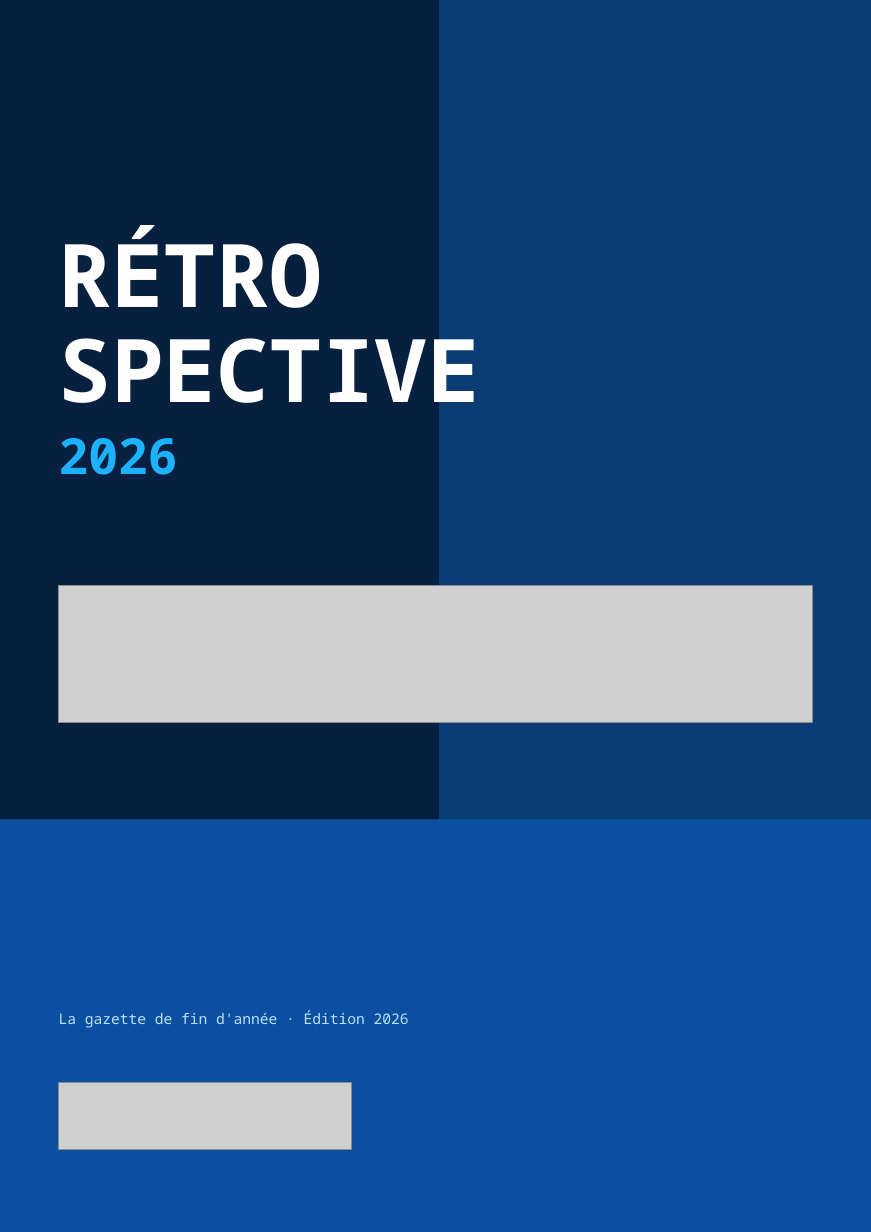
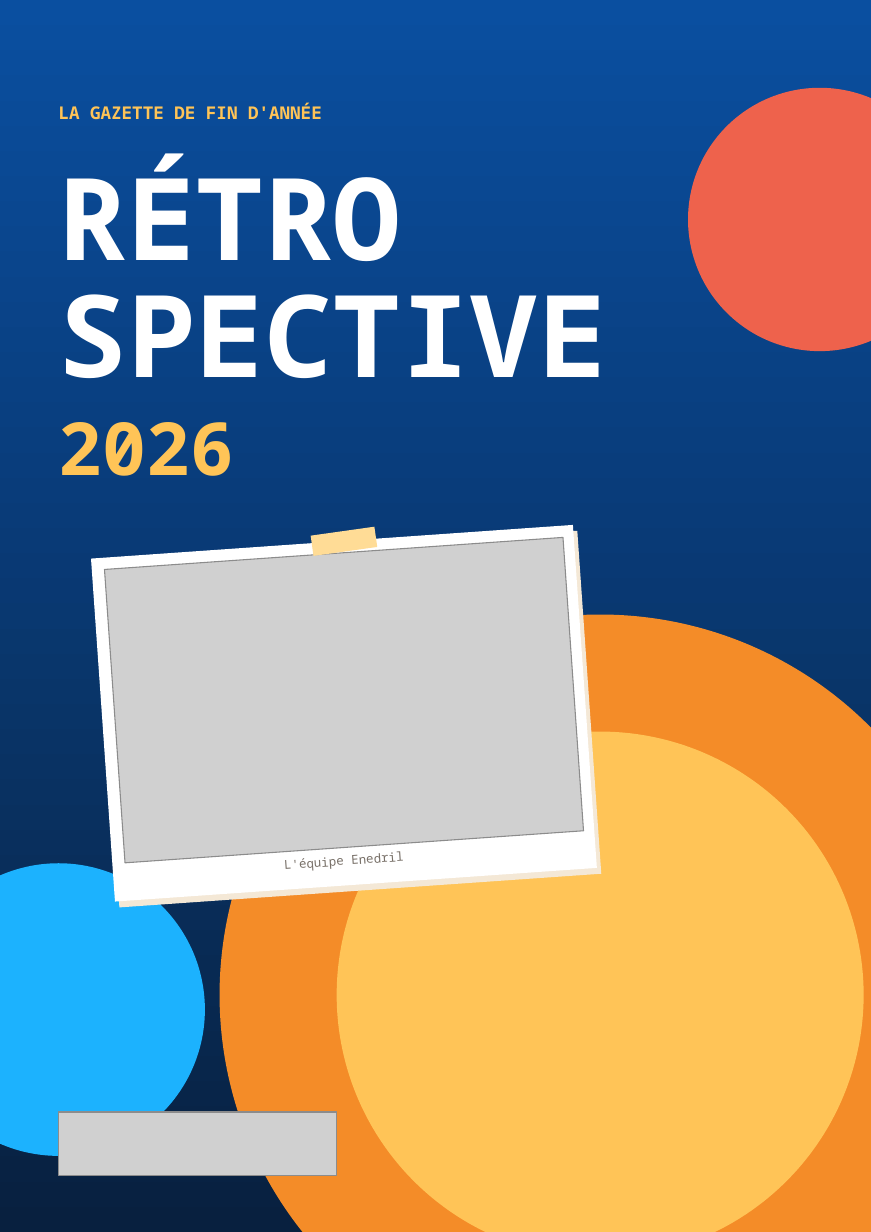
Before and after one commit to paulhdk360/Paul, a slide deck: slide 1 of gazette_2026/Gazette_Enedril_2026.pptx. Drawn at 871x1232 pixels with LibreOffice and Linux fonts; fonts in the diff are those of the drawing; grey boxes stand for pictures. Boxes give left, top, right and bottom in pixels: in the first picture for what was removed or moved away, otherwise in the second. Text is boxed around its words. In the diff, an @@ line names an element or a change of style, - is before the commit and + after.

```diff
--- a/gazette_2026/Gazette_Enedril_2026.pptx
+++ b/gazette_2026/Gazette_Enedril_2026.pptx
@@ rectangle: place and size @@
-rectangle at box(440, 0, 871, 1232)
+rectangle at box(0, 0, 871, 1232)
@@ rectangle at box(0, 0, 871, 1232): fill #0A3C73 to gradient #08203F to #0A4FA0 @@
@@ ellipse added at box(689, 88, 871, 351), fill #EE624C @@
@@ text at box(59, 103, 322, 119): text changed; size 10 to 12 pt; text colour #BEE1FA to #FFC457; bold on @@
-La gazette de fin d'année · Édition 2026
+LA GAZETTE DE FIN D'ANNÉE
@@ text "RÉTRO" at box(59, 153, 402, 261): size 60 to 78 pt; more space between paragraphs @@
@@ text "RÉTRO": place and size @@
-text "RÉTRO" at box(59, 225, 323, 308)
+text "RÉTRO" at box(59, 153, 402, 261)
@@ text "SPECTIVE": place and size @@
-text "SPECTIVE" at box(59, 321, 481, 425)
+text "SPECTIVE" at box(59, 294, 607, 378)
@@ text "SPECTIVE" at box(59, 294, 607, 378): size 60 to 78 pt; more space between paragraphs @@
@@ text "2026": place and size @@
-text "2026" at box(59, 438, 178, 475)
+text "2026" at box(59, 422, 235, 476)
@@ text "2026" at box(59, 422, 235, 476): size 34 to 50 pt, text colour #1CB2FE to #FFC457; more space between paragraphs @@
@@ rectangle added at box(91, 526, 597, 902), fill #FFFFFF @@
@@ rectangle added at box(95, 531, 601, 907), fill #F4E8D6 @@
@@ picture added at box(104, 538, 583, 863) @@
@@ rectangle added at box(311, 527, 378, 556), fill #FFDC96 @@
@@ picture removed at box(59, 586, 813, 723) @@
@@ ellipse added at box(219, 615, 871, 1232), fill #F48C28 @@
@@ ellipse added at box(336, 732, 864, 1232), fill #FFC457 @@
@@ rectangle removed at box(0, 820, 871, 1232) @@
@@ ellipse added at box(0, 864, 206, 1157), fill #1CB2FE @@
@@ text added at box(284, 857, 344, 871), 8.5 pt, text #787068 @@
+L'équipe Enedril
@@ picture: place and size @@
-picture at box(59, 1084, 352, 1150)
+picture at box(59, 1114, 337, 1177)
```
Also in this commit, not shown: 10 other slides changed, 2 other files.
